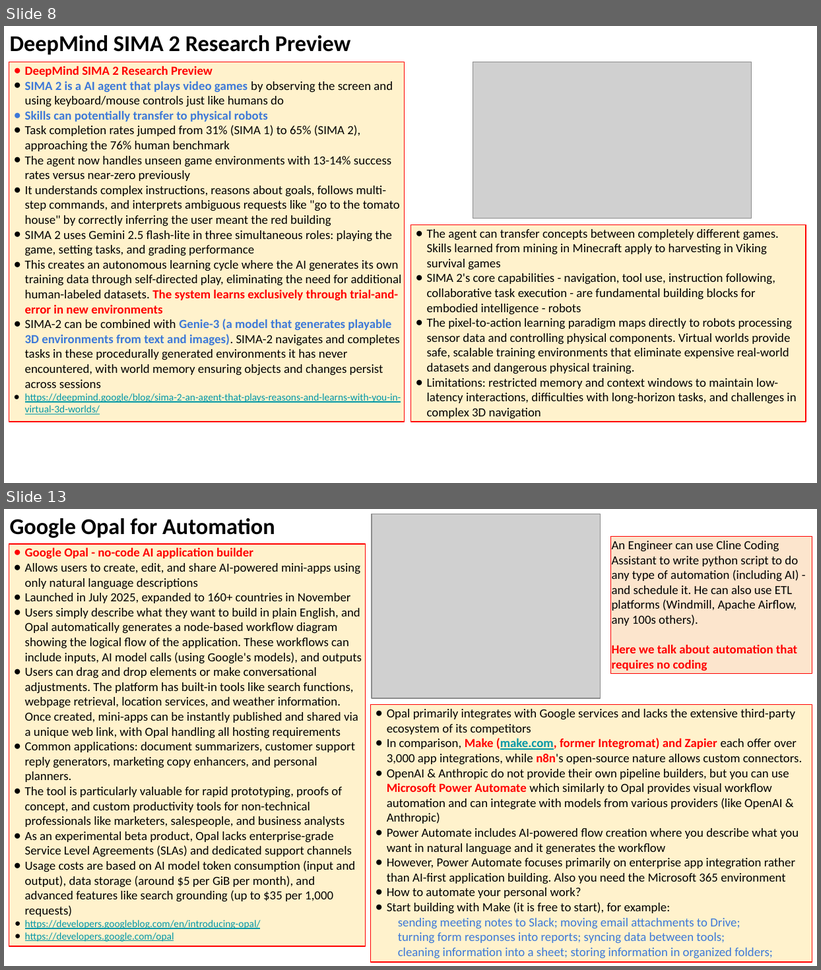
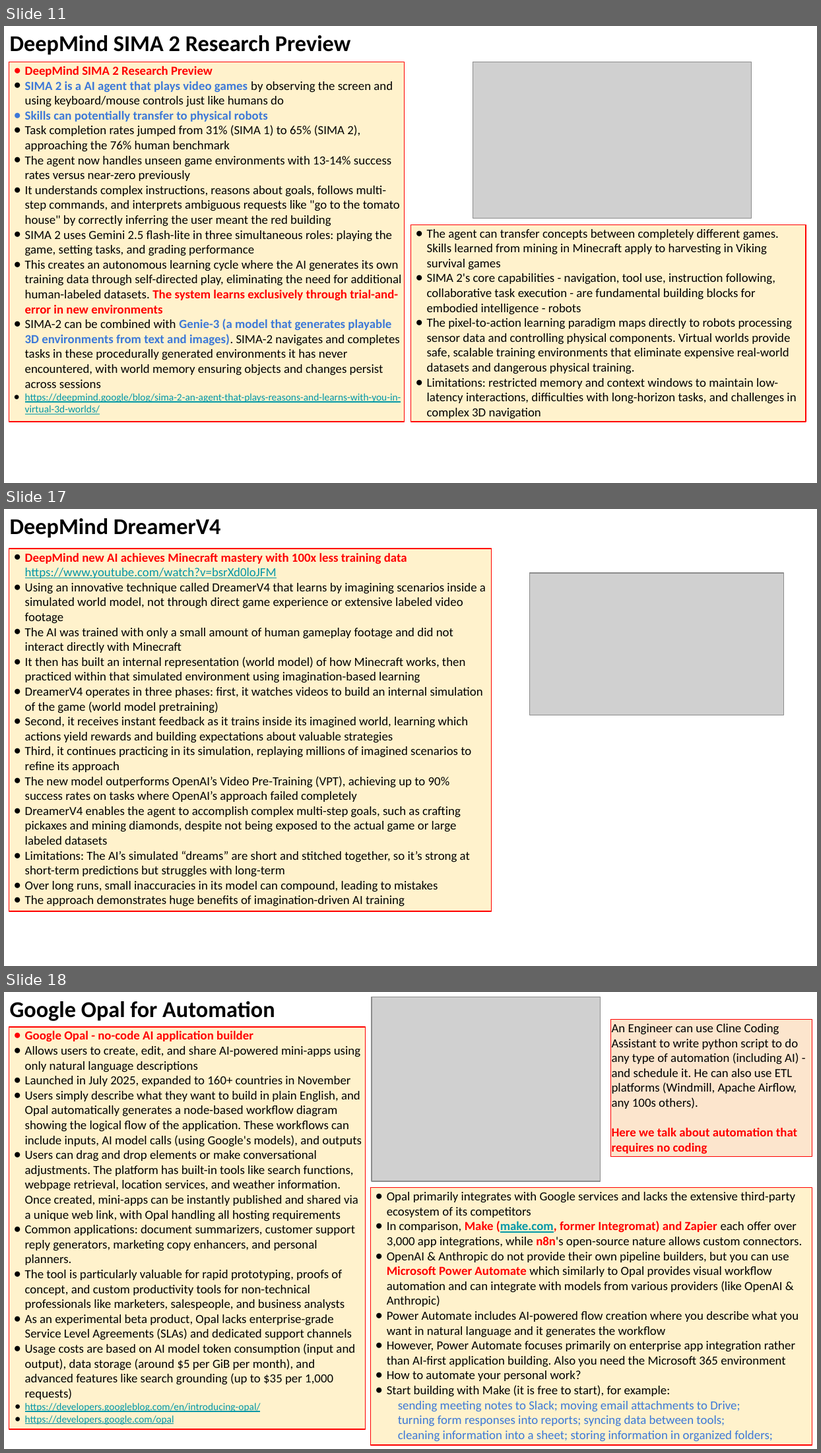
Before and after one commit to lselector/seminar, a slide deck: 2025/2025-11-21-AI-Updates.pptx. Shown one above the other, each under a label of ours: slides 8 and 13 before the commit, slides 11, 17 and 18 after it; the slides between them are not shown. The pictures are 821x970 and 821x1453 pixels, drawn with LibreOffice and Linux fonts; fonts in the diff are those of the drawing; grey boxes stand for pictures. Boxes give left, top, right and bottom in pixels: in the first picture for what was removed or moved away, otherwise in the second. Text is boxed around its words. In the diff, an @@ line names an element or a change of style, - is before the commit and + after.

```diff
--- a/2025/2025-11-21-AI-Updates.pptx
+++ b/2025/2025-11-21-AI-Updates.pptx
@@ slide 17 added at [4, 509, 817, 966], background #FFFFFF @@
@@ text added at [10, 518, 220, 538], 20 pt, text #000000, bold @@
+DeepMind DreamerV4
@@ rectangle added at [9, 549, 492, 912], fill #FFF2CC, outline #FF0000 0.75 pt, 11 pt, text #000000 @@
+● DeepMind new AI achieves Minecraft mastery with 100x less training data
+  https://www.youtube.com/watch?v=bsrXd0loJFM
+● Using an innovative technique called DreamerV4 that learns by imagining scenarios inside a simulated world model, not through direct game experience or extensive labeled video footage
+● The AI was trained with only a small amount of human gameplay footage and did not interact directly with Minecraft
+● It then has built an internal representation (world model) of how Minecraft works, then practiced within that simulated environment using imagination-based learning
+● DreamerV4 operates in three phases: first, it watches videos to build an internal simulation of the game (world model pretraining)
+● Second, it receives instant feedback as it trains inside its imagined world, learning which actions yield rewards and building expectations about valuable strategies
+● Third, it continues practicing in its simulation, replaying millions of imagined scenarios to refine its approach
+● The new model outperforms OpenAI’s Video Pre-Training (VPT), achieving up to 90% success rates on tasks where OpenAI’s approach failed completely
+● DreamerV4 enables the agent to accomplish complex multi-step goals, such as crafting pickaxes and mining diamonds, despite not being exposed to the actual game or large labeled datasets
+● Limitations: The AI’s simulated “dreams” are short and stitched together, so it’s strong at short-term predictions but struggles with long-term
+● Over long runs, small inaccuracies in its model can compound, leading to mistakes
+● The approach demonstrates huge benefits of imagination-driven AI training
@@ picture added at [530, 573, 783, 716] @@
@@ what was slide 8 is now slide 11 @@
@@ what was slide 13 is now slide 18 @@
```
Also in this commit, not shown: 7 slides changed, 7 other slides added.
